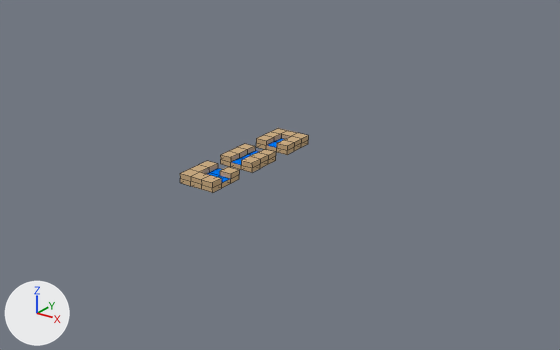
Renders of the Blender file src/blender/tiles.blend from each side of a commit.
The view is the same before and after, from a 50 mm camera at (22.7, -29.0, 14.5) aimed at (-0.2, 3.0, -1.7). Arrows for +X, +Y and +Z are at lower left; the lights stay in place. Mesh edges are drawn as thin lines.

The first picture shows 'Tile B', 'Tile C', 'Tile D'.
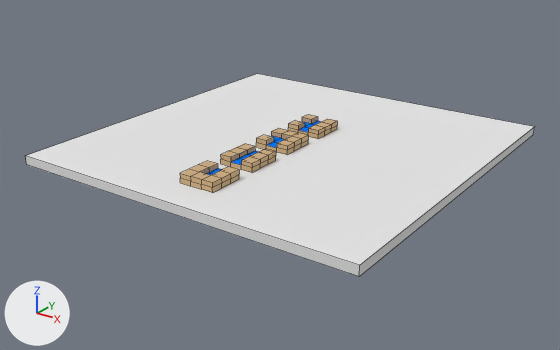
The newer file is also turned or shifted as a whole; pictures and numbers use the older file's frame.

Changed parts and their boxes (x1, y1, x2, y2) in the pictures (560 x 350 px):
'Ground', added
    after: (26, 74, 534, 276)
'Tile D', recoloured, moved, turned
    before: (256, 128, 308, 155)
    after: (180, 161, 239, 193)
'Tile C', recoloured, moved, turned
    before: (180, 161, 239, 193)
    after: (256, 128, 308, 155)
'Tile B', recoloured
    both: (220, 144, 276, 172)
'Tile A', added (beige)
    after: (288, 115, 337, 139)
    faces in mat_ground_001 (beige #ccad84): (288, 115, 337, 139)

Edits to the bpy script that builds the scene:
```text
Change mat_ground:
    mat_ground.base_color: (0.604, 0.418, 0.229) -> (0.8, 0.8, 0.8)  # beige #ccad84 -> white #e7e7e7
Add mat_ground_001:
    mat_ground_001 = diffuse_material('Ground.001')
    mat_ground_001.base_color = (0.604, 0.418, 0.229)  # beige #ccad84
Add me_cube:
    me_cube.from_pydata(...)  # a box spanning x -10.0..10.0, y -10.0..10.0, z -0.5..0.0
    me_cube.materials.append(mat_ground)  # white #e7e7e7
Add me_cube_019:
    me_cube_019.from_pydata(...)  # 48 vertices, 46 faces; spans x -1.0..1.0, y -1.0..1.0, z 0.0..0.5
    # faces by material slot: [42, 4]
    me_cube_019.materials.append(mat_ground_001)  # beige #ccad84
    me_cube_019.materials.append(mat_water)  # blue #0079ff
Change ob_tile_d:
    ob_tile_d.location: (0.0, 3.0, 0.0) -> (0.0, -3.0, 0.0)
    ob_tile_d.rotation_euler: (0.0, 0.0, 0.0) -> (0.0, 0.0, 3.142)  # degrees (0, 0, 0) -> degrees (0, 0, 180)
Change ob_tile_c:
    ob_tile_c.location: (0.0, -3.0, 0.0) -> (0.0, 3.0, 0.0)
    ob_tile_c.rotation_euler: (0.0, 0.0, 0.0) -> (0.0, 0.0, 3.142)  # degrees (0, 0, 0) -> degrees (0, 0, 180)
Add ob_ground:
    ob_ground = bpy.data.objects.new('Ground', me_cube)
    ob_ground.location = (0.0, 3.99, 0.0)
    ob_ground.rotation_euler = (0.0, 0.0, 3.142)  # degrees (0, 0, 180)
    ob_ground.scale = (0.998, 0.998, 0.998)
Add ob_tile_a:
    ob_tile_a = bpy.data.objects.new('Tile A', me_cube_019)
    ob_tile_a.location = (0.0, 5.98, 0.0)
    ob_tile_a.rotation_euler = (0.0, 0.0, 3.142)  # degrees (0, 0, 180)
    ob_tile_a.scale = (0.998, 0.998, 0.998)
```
